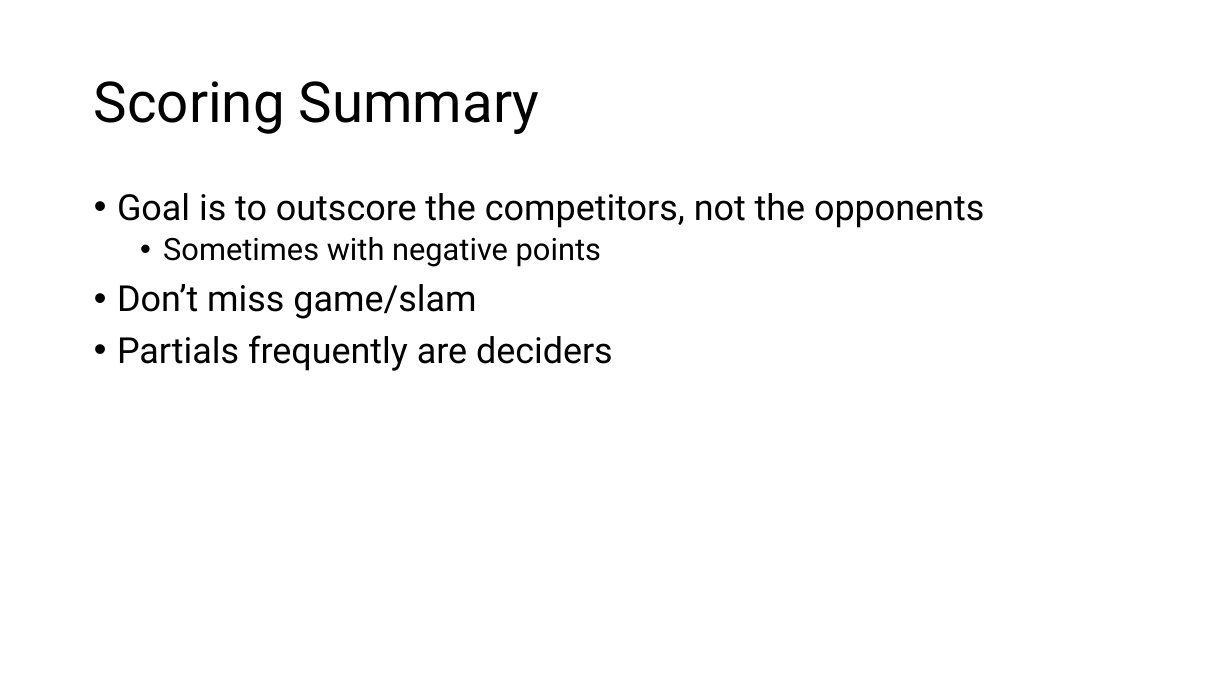
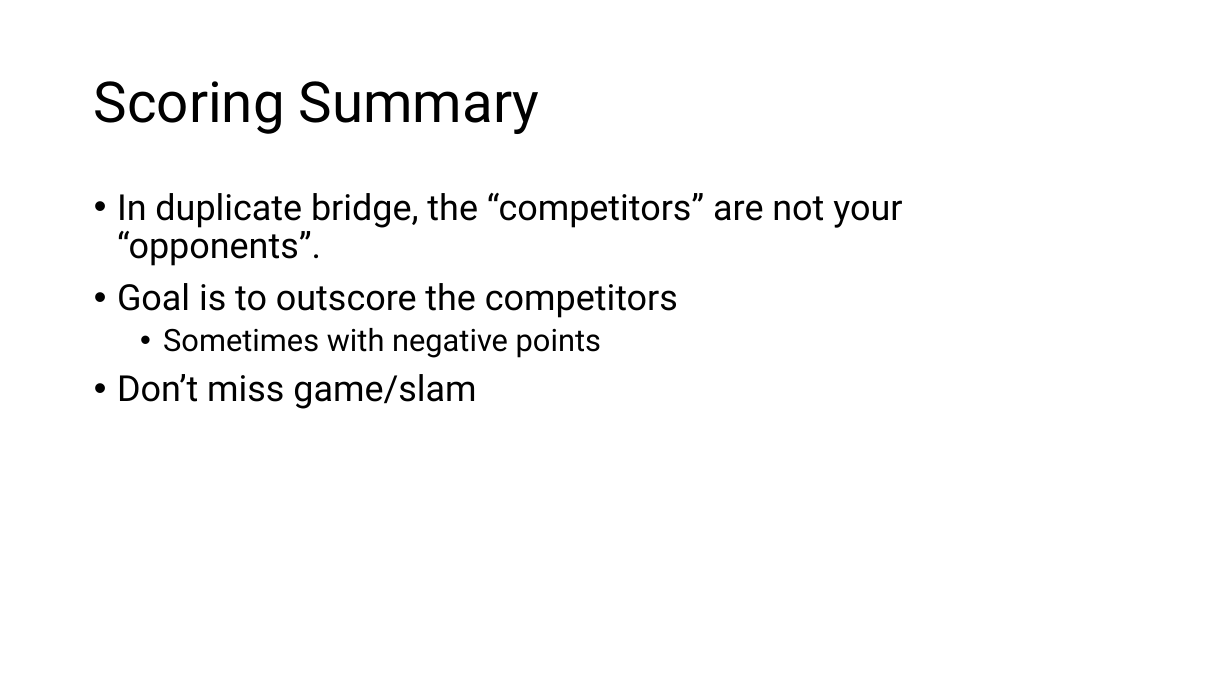
Before and after one commit to sywhub/bridge101, a slide deck: slide 20 of lectures.pptx (slide 16 before the commit). Drawn at 1232x693 pixels with LibreOffice and Linux fonts; fonts in the diff are those of the drawing; background and template pictures are left out. Boxes give left, top, right and bottom in pixels: in the first picture for what was removed or moved away, otherwise in the second. Text is boxed around its words. In the diff, an @@ line names an element or a change of style, - is before the commit and + after.

```diff
--- a/lectures.pptx
+++ b/lectures.pptx
@@ text at box(117, 193, 902, 318): text changed @@
-• Goal is to outscore the competitors, not the opponents
+• In duplicate bridge, the “competitors” are not your “opponents”.
+• Goal is to outscore the competitors
@@ text at box(117, 335, 613, 371): paragraph removed @@
-• Partials frequently are deciders
```
Also in this commit, not shown: 11 other slides changed, 8 slides added, 1 slide removed.
